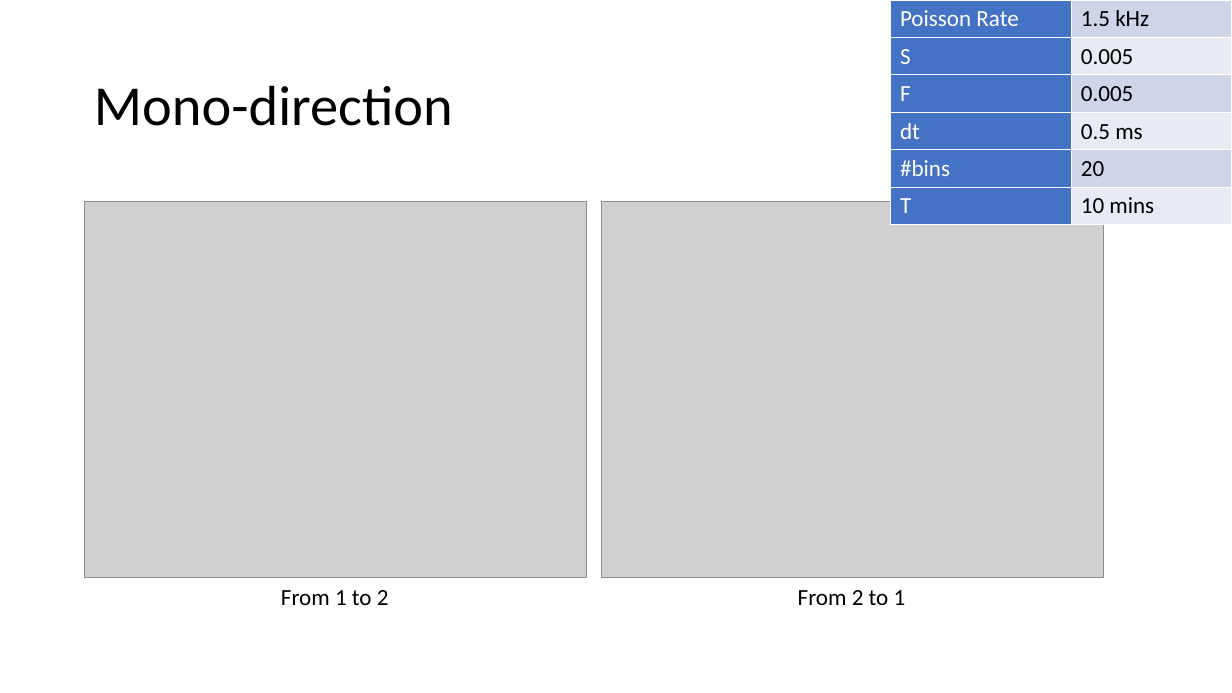
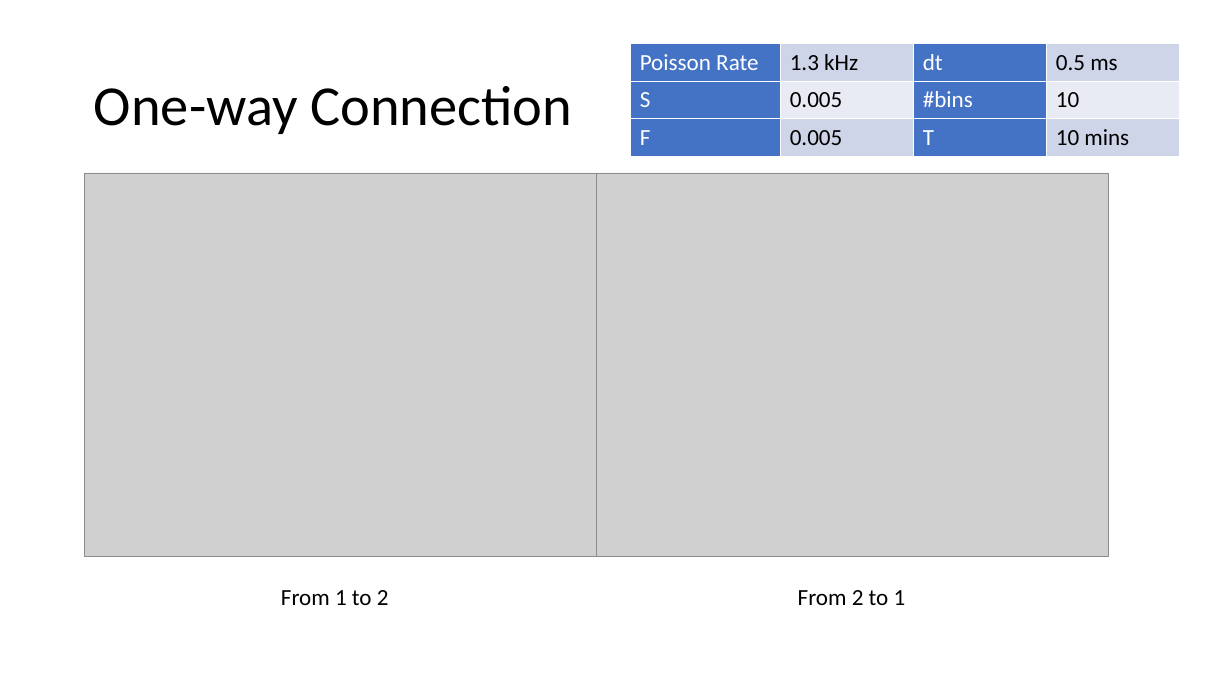
Before and after one commit to NeoNeuron/IF-neuronal-network, a slide deck: slide 2 of reports/Feb10/Reports.pptx (slide 4 before the commit). Drawn at 1232x693 pixels with LibreOffice and Linux fonts; fonts in the diff are those of the drawing; grey boxes stand for pictures. Boxes give left, top, right and bottom in pixels: in the first picture for what was removed or moved away, otherwise in the second. Text is boxed around its words. In the diff, an @@ line names an element or a change of style, - is before the commit and + after.

```diff
--- a/reports/Feb10/Reports.pptx
+++ b/reports/Feb10/Reports.pptx
@@ table at box(630, 43, 1179, 156) @@
-Poisson Rate | 1.5 kHz
-S | 0.005
-F | 0.005
-dt | 0.5 ms
-#bins | 20
-T | 10 mins
+Poisson Rate | 1.3 kHz | dt | 0.5 ms
+S | 0.005 | #bins | 10
+F | 0.005 | T | 10 mins
@@ table: place and size @@
-table at box(891, 0, 1232, 225)
+table at box(630, 43, 1179, 156)
@@ title at box(94, 86, 572, 134): text changed @@
-Mono-direction
+One-way Connection
@@ picture: place and size @@
-picture at box(85, 201, 587, 578)
+picture at box(85, 173, 597, 556)
@@ picture: place and size @@
-picture at box(602, 201, 1104, 578)
+picture at box(596, 173, 1108, 556)
```
Also in this commit, not shown: 5 other slides changed, 12 slides added, 7 slides removed, 9 other files.
